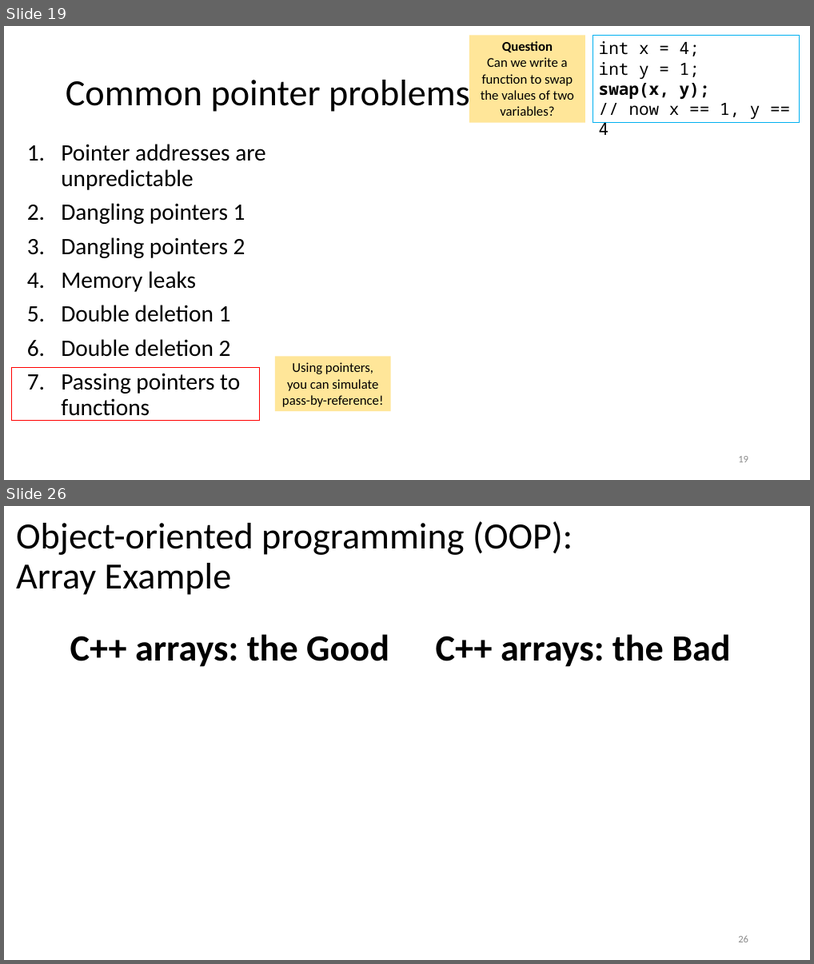
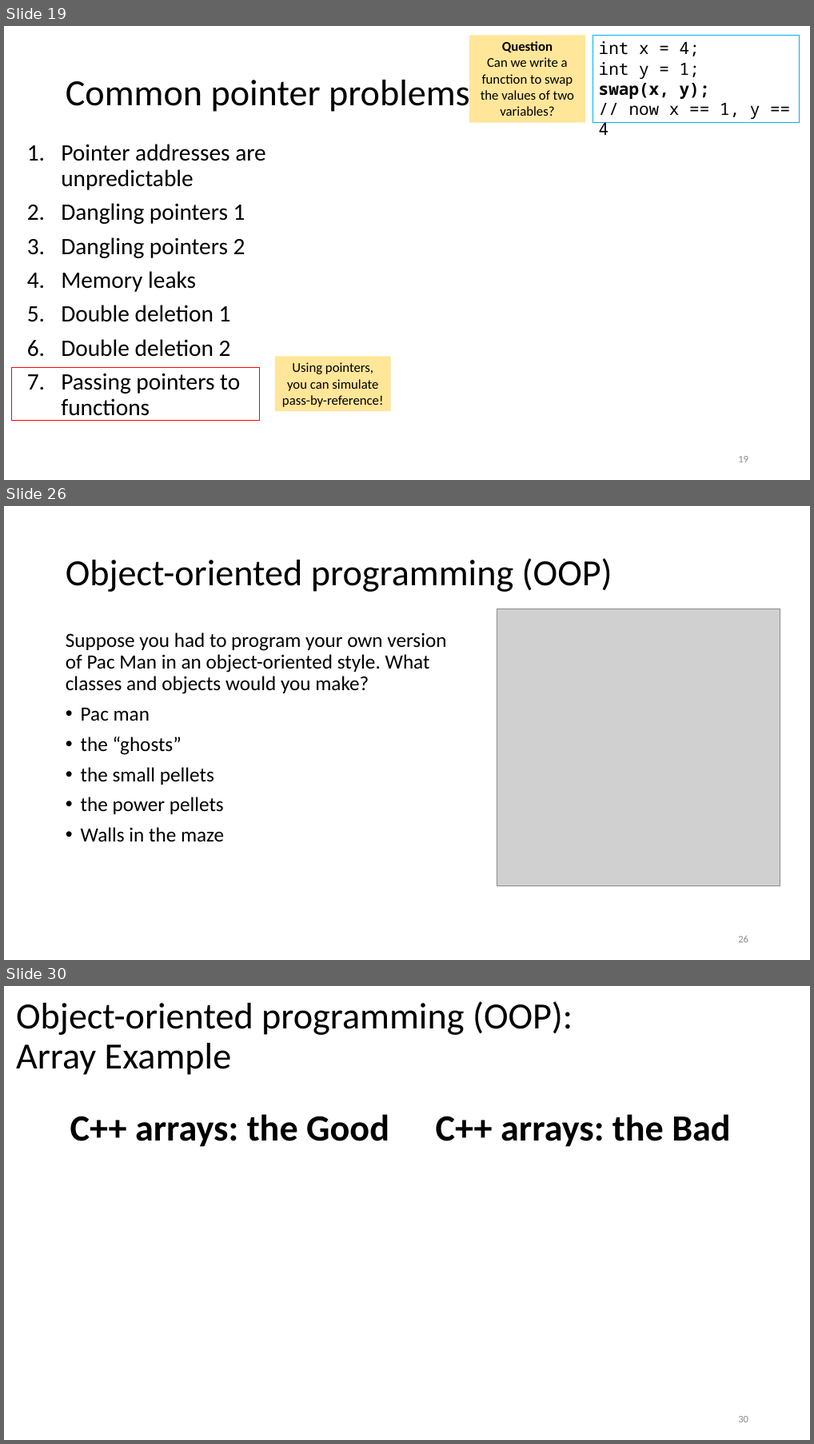
Before and after one commit to tjd1234/cmpt135spring2024, a slide deck: sample_code/week4/week4_cmpt135.pptx. Shown one above the other, each under a label of ours: slides 19 and 26 before the commit, slides 19, 26 and 30 after it; the slides between them are not shown. The pictures are 814x964 and 814x1444 pixels, drawn with LibreOffice and Linux fonts; fonts in the diff are those of the drawing; grey boxes stand for pictures. Boxes give left, top, right and bottom in pixels: in the first picture for what was removed or moved away, otherwise in the second. Text is boxed around its words. In the diff, an @@ line names an element or a change of style, - is before the commit and + after.

```diff
--- a/sample_code/week4/week4_cmpt135.pptx
+++ b/sample_code/week4/week4_cmpt135.pptx
@@ slide 26 added at [4,506,810,960], background #FFFFFF @@
@@ title added at [66,558,613,592], 44 pt, text #000000 @@
+Object-oriented programming (OOP)
@@ picture added at [498,609,780,886] @@
@@ text added at [66,632,446,842], 24 pt, text #000000 @@
+Suppose you had to program your own version of Pac Man in an object-oriented style. What classes and objects would you make?
+• Pac man
+• the “ghosts”
+• the small pellets
+• the power pellets
+• Walls in the maze
@@ page number added at [738,935,749,942], 12 pt, text #8C8C8C @@
+26
@@ what was slide 26 is now slide 30 @@
@@ page number at [738,1416,749,1422]: text changed @@
-26
+30
```
Also in this commit, not shown: 22 slides changed, 33 other slides added, 1 slide removed, 1 other file.
